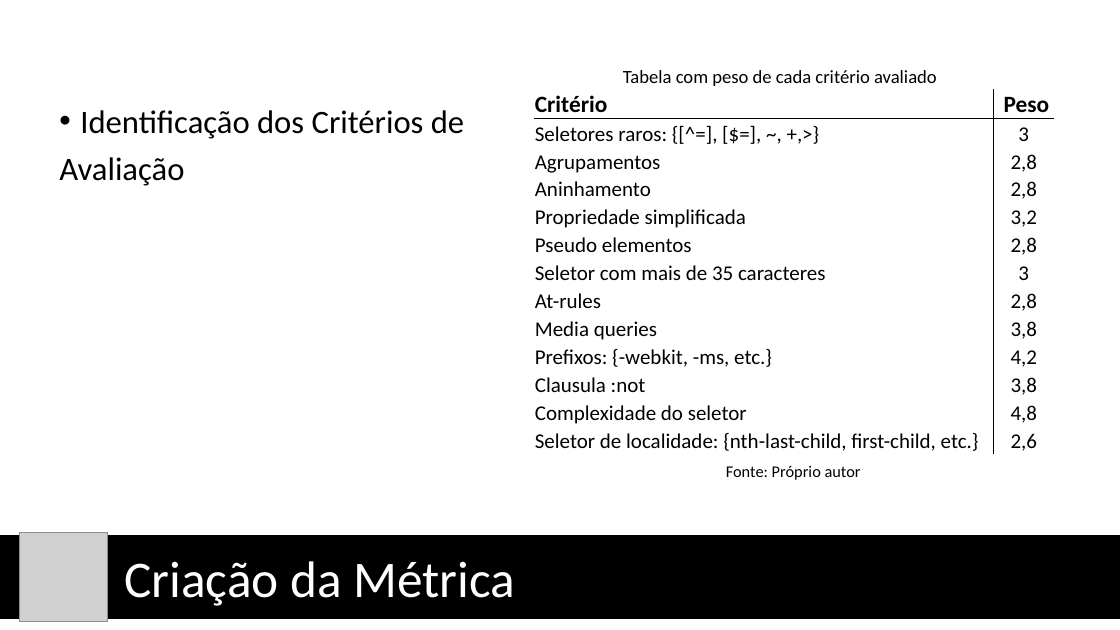
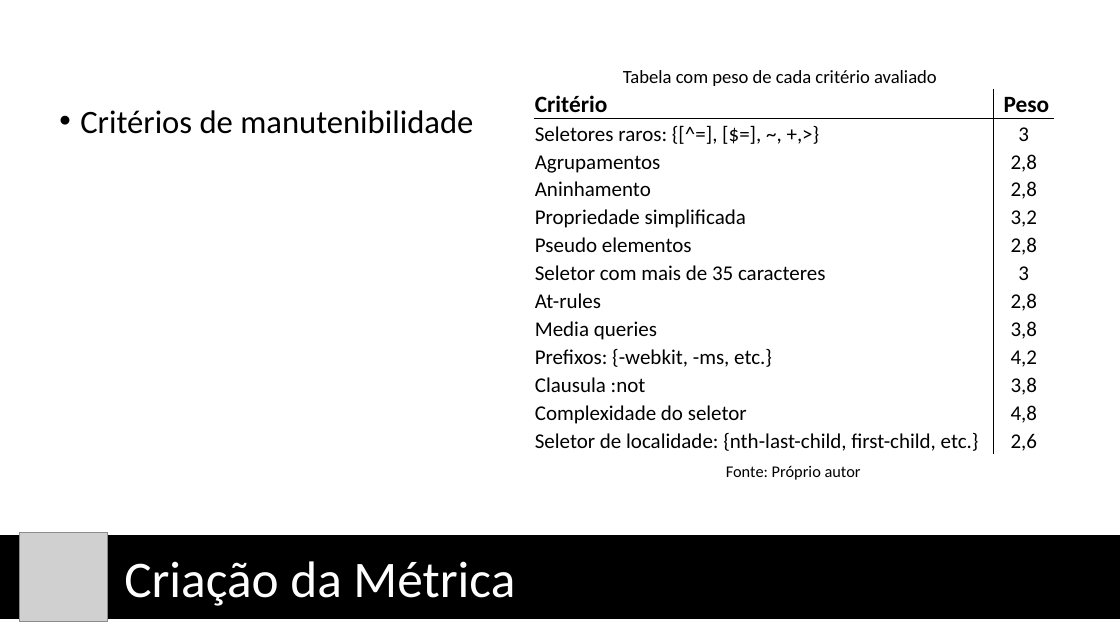
Before and after one commit to vcsalvador/TCC-I, a slide deck: slide 14 of Apresentação/Em Direção a uma Métrica de Qualidade e 2.pptx. Drawn at 1120x630 pixels with LibreOffice and Linux fonts; fonts in the diff are those of the drawing; grey boxes stand for pictures. Boxes give left, top, right and bottom in pixels: in the first picture for what was removed or moved away, otherwise in the second. Text is boxed around its words. In the diff, an @@ line names an element or a change of style, - is before the commit and + after.

```diff
--- a/Apresentação/Em Direção a uma Métrica de Qualidade e 2.pptx
+++ b/Apresentação/Em Direção a uma Métrica de Qualidade e 2.pptx
@@ text at (80,110,473,134): text changed @@
-• Identificação dos Critérios de
-Avaliação
+• Critérios de manutenibilidade
```
Also in this commit, not shown: 13 other slides changed, 3 slides added, 38 other files.
